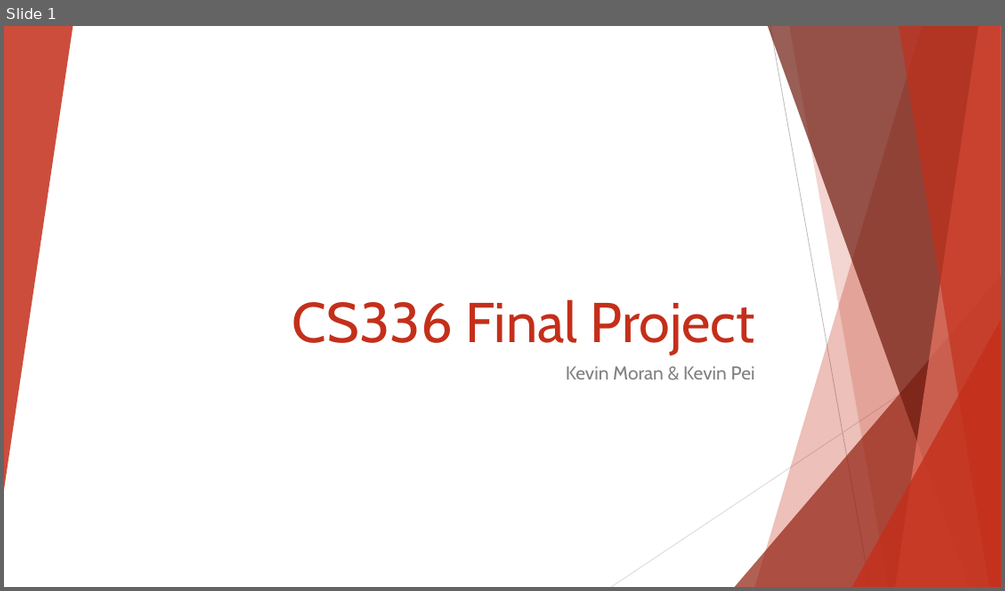
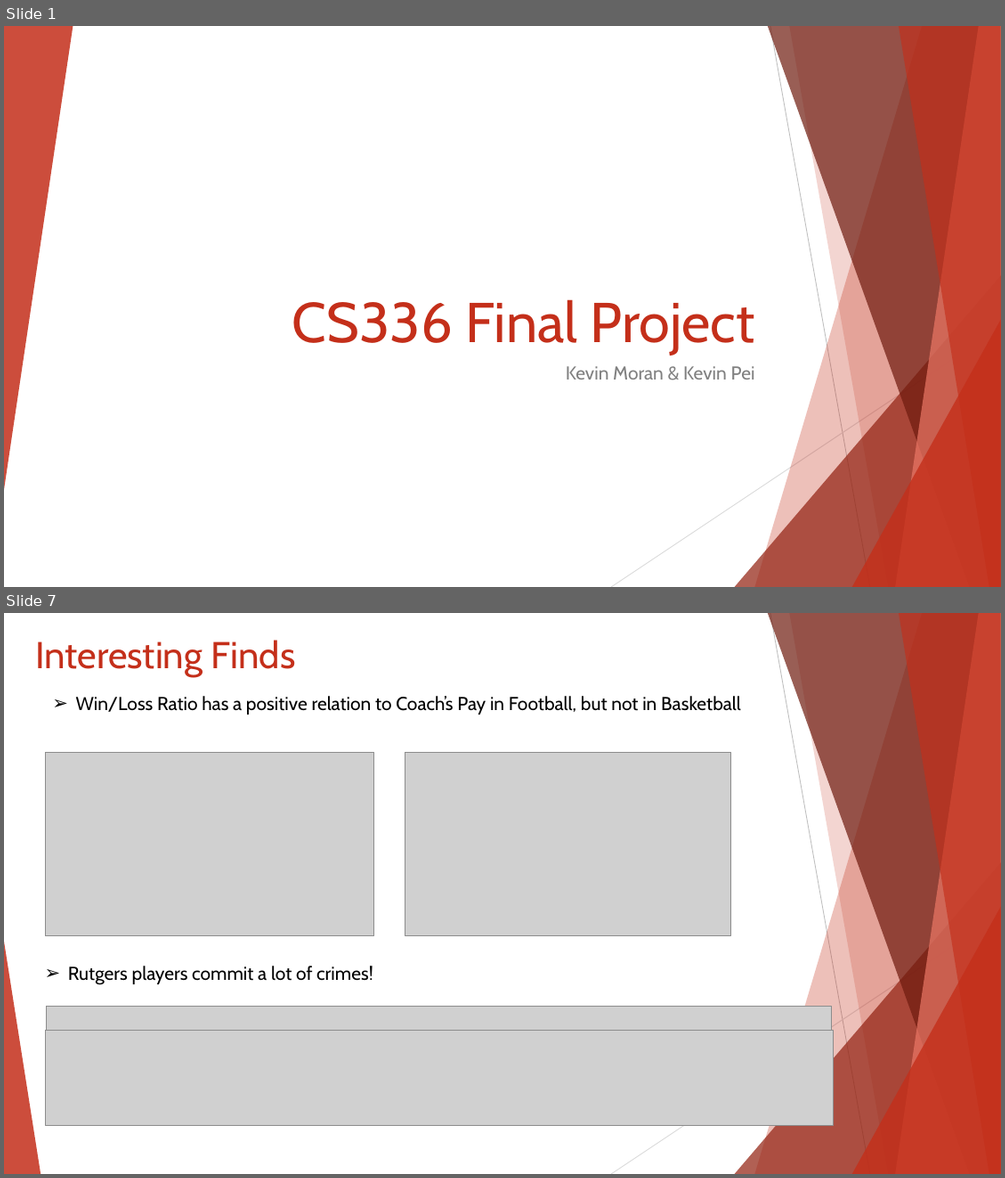
Before and after one commit to kevinpei/cs336finalproject, a slide deck: CS336 Final Project.pptx. Shown one above the other, each under a label of ours: slide 1 before the commit, slides 1 and 7 after it; the slides between them are not shown. The pictures are 1005x591 and 1005x1178 pixels, drawn with LibreOffice and Linux fonts; fonts in the diff are those of the drawing; grey boxes stand for pictures. Boxes give left, top, right and bottom in pixels: in the first picture for what was removed or moved away, otherwise in the second. Text is boxed around its words. In the diff, an @@ line names an element or a change of style, - is before the commit and + after.

```diff
--- a/CS336 Final Project.pptx
+++ b/CS336 Final Project.pptx
@@ slide 7 added at [4, 613, 1001, 1174], background #FFFFFF; not listed: 9 template elements that a slide beside it also shows @@
@@ title added at [35, 640, 296, 677], 36 pt, text #C42F1A @@
+Interesting Finds
@@ text added at [76, 696, 741, 714], 18 pt, text #000000 @@
+➢ Win/Loss Ratio has a positive relation to Coach’s Pay in Football, but not in Basketball
@@ picture added at [45, 752, 374, 936] @@
@@ picture added at [405, 752, 731, 936] @@
@@ triangle added at [4, 941, 40, 1174], fill #C42F1A at 85% opacity @@
@@ text added at [68, 965, 373, 985], 18 pt, text #000000 @@
+➢ Rutgers players commit a lot of crimes!
@@ picture added at [47, 1006, 832, 1030] @@
@@ picture added at [45, 1030, 833, 1125] @@
```
Also in this commit, not shown: 2 slides changed, 8 other slides added, 1 slide removed, 18 other files.
